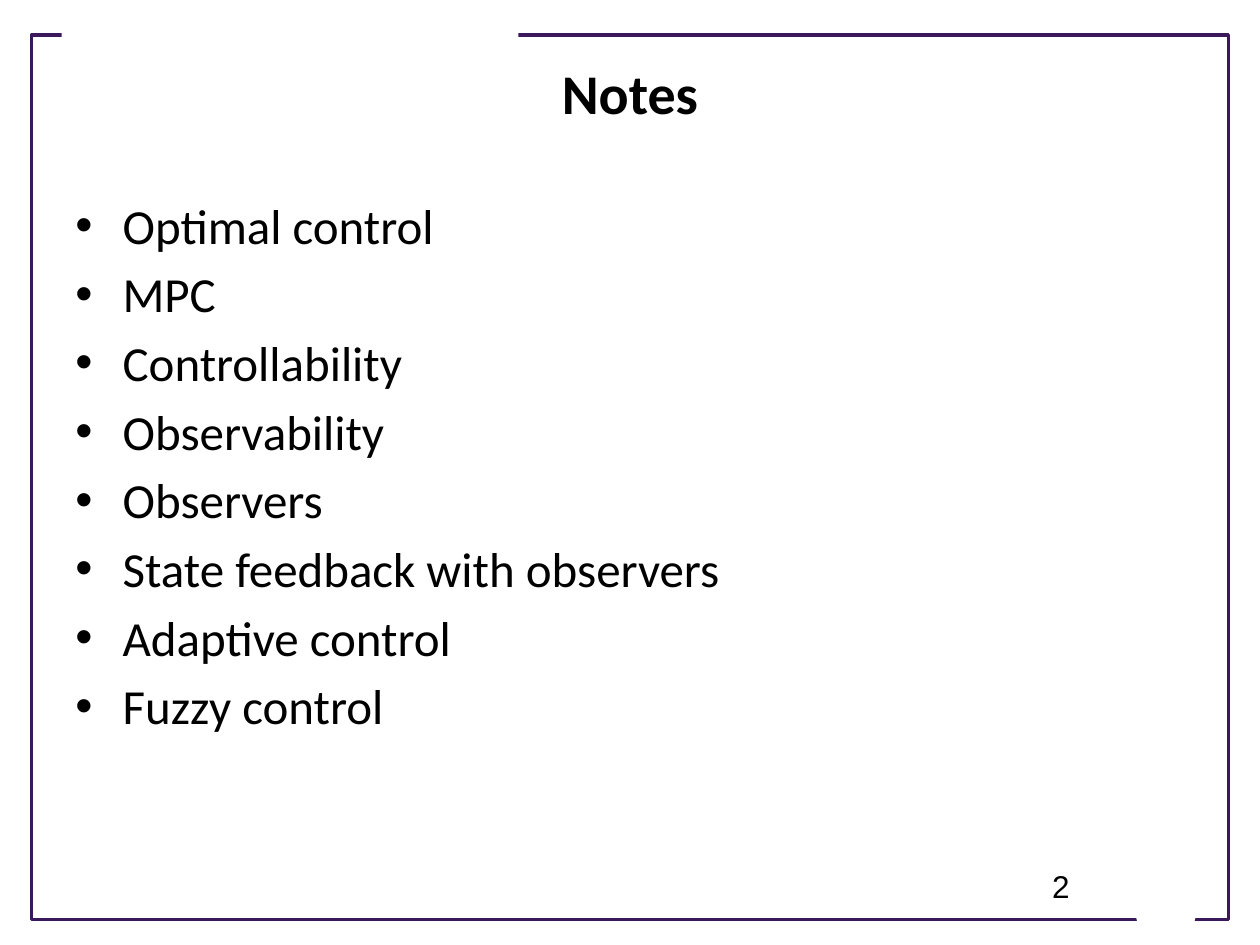
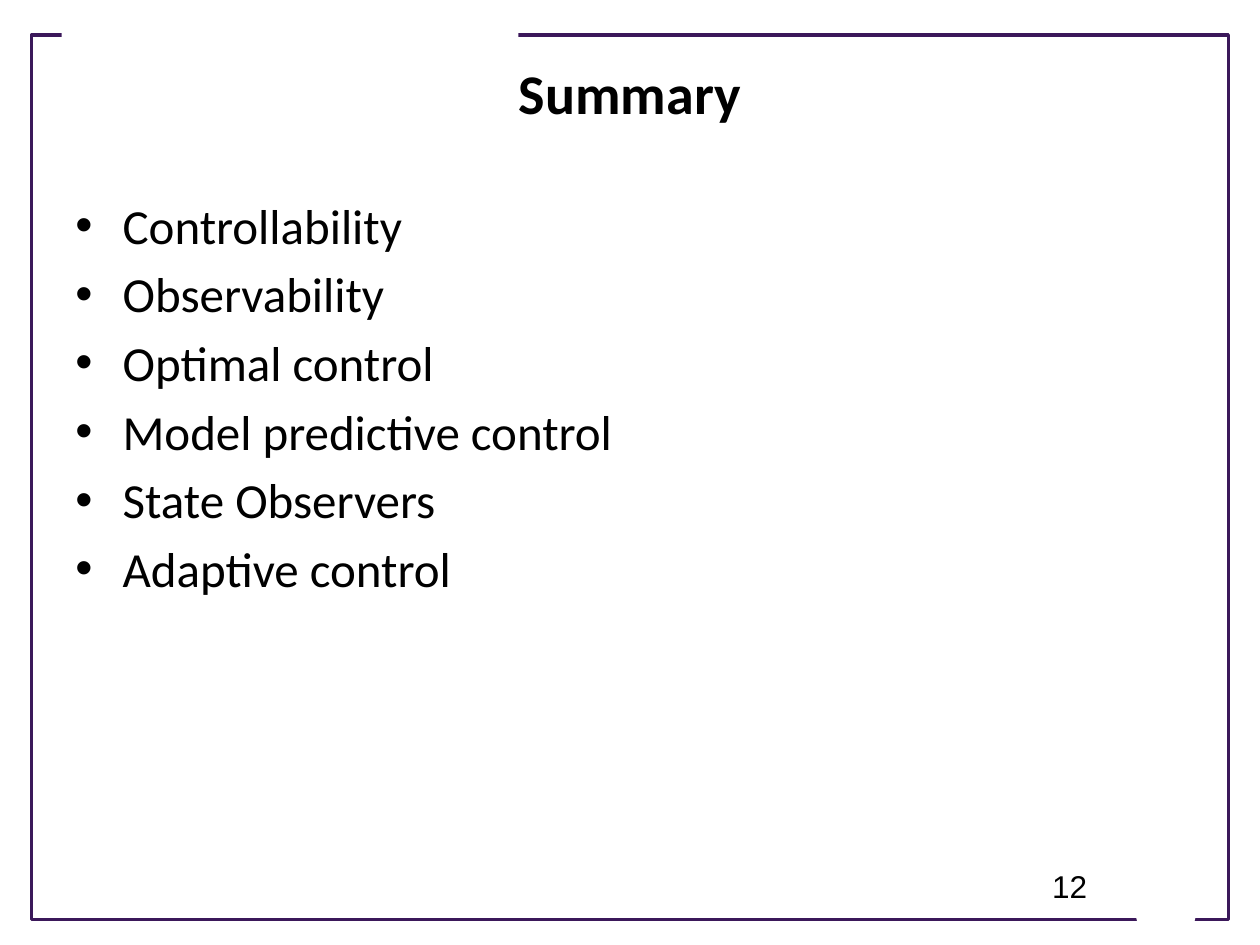
Before and after one commit to joseph-hellerstein/advanced-controls-lectures, a slide deck: slide 12 of Lecture_26-Survey-Of-Closed-Loop-Systems/Survey-Of-Closed-Loop-Systems.pptx (slide 2 before the commit). Drawn at 1260x945 pixels with LibreOffice and Linux fonts; fonts in the diff are those of the drawing; background and template pictures are left out. Boxes give left, top, right and bottom in pixels: in the first picture for what was removed or moved away, otherwise in the second. Text is boxed around its words. In the diff, an @@ line names an element or a change of style, - is before the commit and + after.

Commit message:
updates

```diff
--- a/Lecture_26-Survey-Of-Closed-Loop-Systems/Survey-Of-Closed-Loop-Systems.pptx
+++ b/Lecture_26-Survey-Of-Closed-Loop-Systems/Survey-Of-Closed-Loop-Systems.pptx
@@ title at [519, 77, 741, 123]: text changed @@
-Notes
+Summary
@@ text at [123, 210, 434, 313]: paragraphs removed @@
-• Optimal control
-• MPC
@@ text at [123, 347, 612, 519]: text changed @@
-• Observers
-• State feedback with observers
+• Optimal control
+• Model predictive control
+• State Observers
@@ text at [123, 690, 383, 732]: paragraph removed @@
-• Fuzzy control
@@ page number at [1052, 876, 1087, 898]: text changed @@
-2
+12
```
Also in this commit, not shown: 1 other slide changed, 10 slides added.
